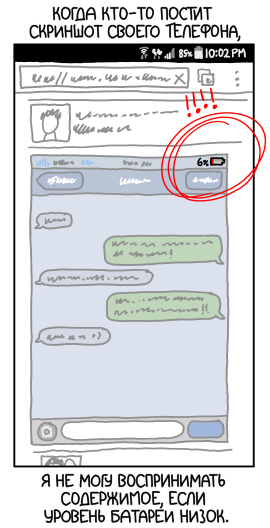
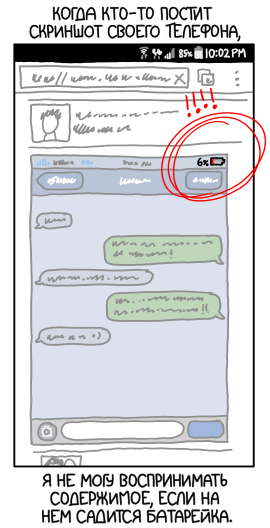
Comparing the layer stacks of the two 270x528 images. Changes:
painted on "Копия text r" over [41,473,233,526]
painted on "text r" over [41,473,233,526]
